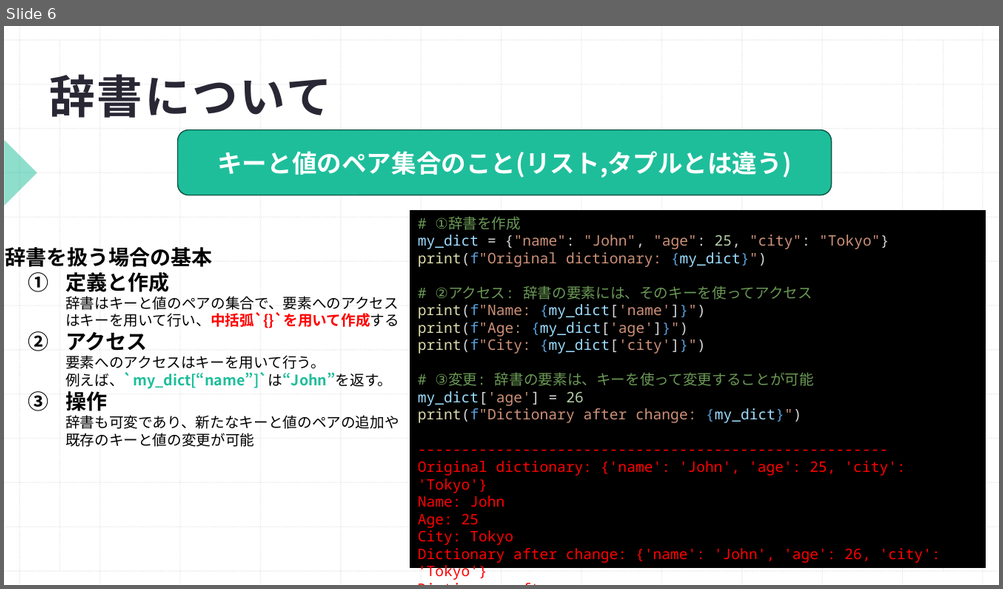
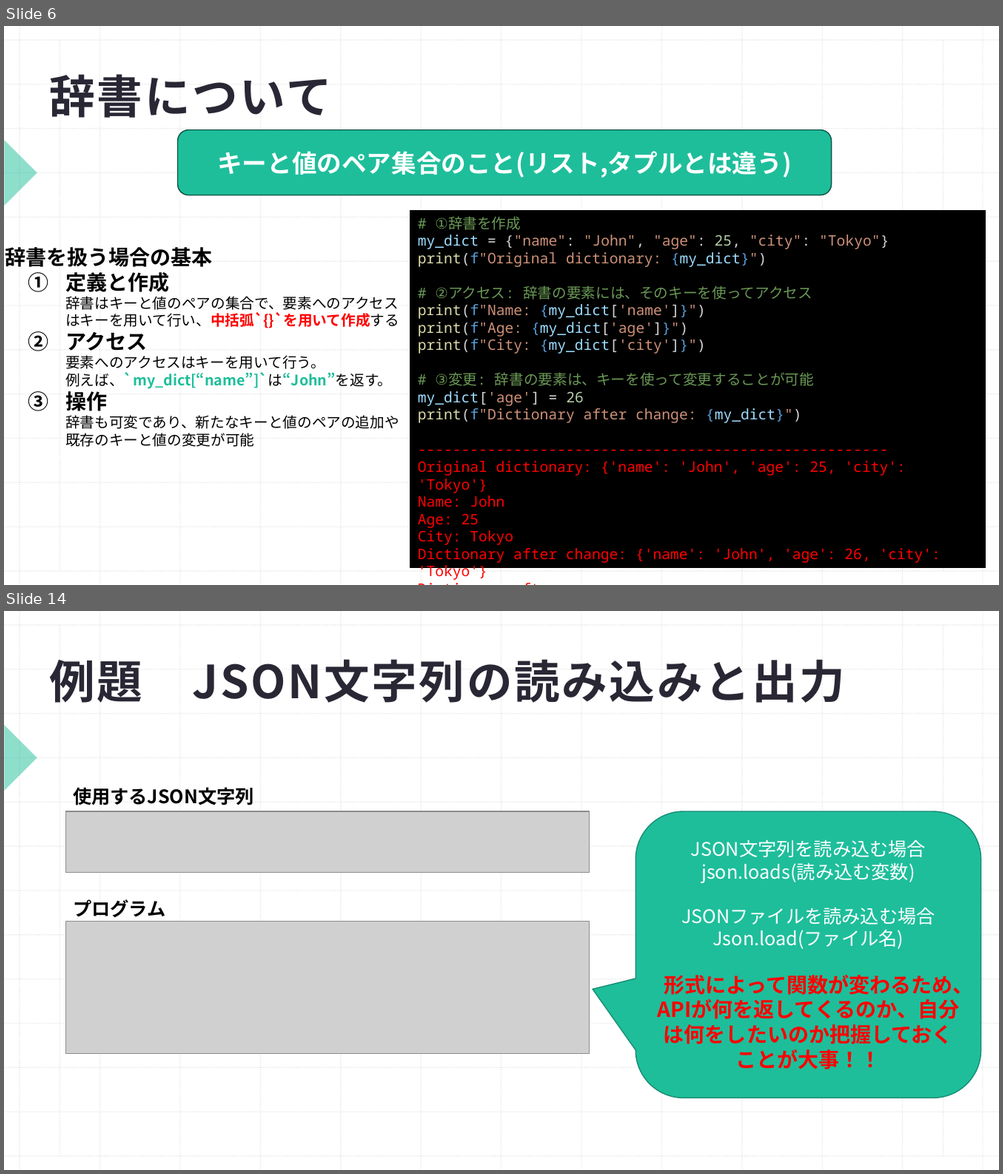
Before and after one commit to Shohei1129/Python_traning, a slide deck: プログラミング勉強会Python編(4.データ構造).pptx. Shown one above the other, each under a label of ours: slide 6 before the commit, slides 6 and 14 after it; the slides between them are not shown. The pictures are 1003x589 and 1003x1174 pixels, drawn with LibreOffice and Linux fonts; fonts in the diff are those of the drawing; grey boxes stand for pictures. Boxes give left, top, right and bottom in pixels: in the first picture for what was removed or moved away, otherwise in the second. Text is boxed around its words. In the diff, an @@ line names an element or a change of style, - is before the commit and + after.

```diff
--- a/プログラミング勉強会Python編(4.データ構造).pptx
+++ b/プログラミング勉強会Python編(4.データ構造).pptx
@@ slide 14 added at box(4, 611, 999, 1170), background #FFFFFF; not listed: 29 template elements that a slide beside it also shows @@
@@ title added at box(50, 659, 845, 703), 44 pt, text #2A2735, bold @@
+例題 JSON文字列の読み込みと出力
@@ text added at box(73, 787, 254, 806), 18 pt, text #000000, bold @@
+使用するJSON文字列
@@ picture added at box(66, 812, 589, 873) @@
@@ rounded speech box added at box(635, 812, 981, 1098), fill #1EBE9B, outline #168D73 1 pt, 18 pt, text #FFFFFF @@
+JSON文字列を読み込む場合
+json.loads(読み込む変数)
+JSONファイルを読み込む場合
+Json.load(ファイル名)
+形式によって関数が変わるため、APIが何を返してくるのか、自分は何をしたいのか把握しておくことが大事！！
@@ picture added at box(66, 921, 589, 1054) @@
@@ text added at box(73, 900, 165, 917), 18 pt, text #000000, bold @@
+プログラム
```
Also in this commit, not shown: 1 slide changed, 9 other slides added.
